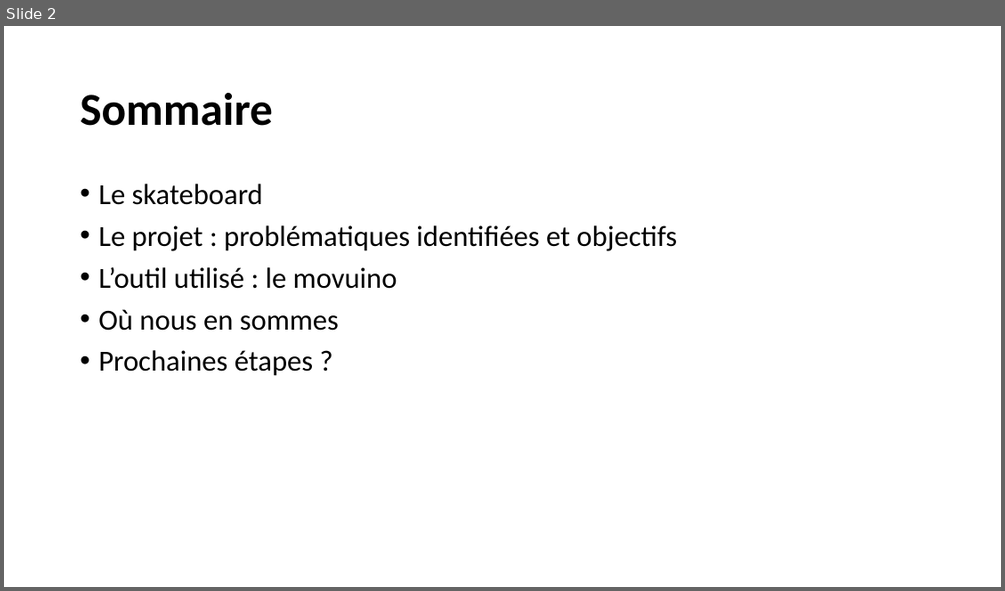
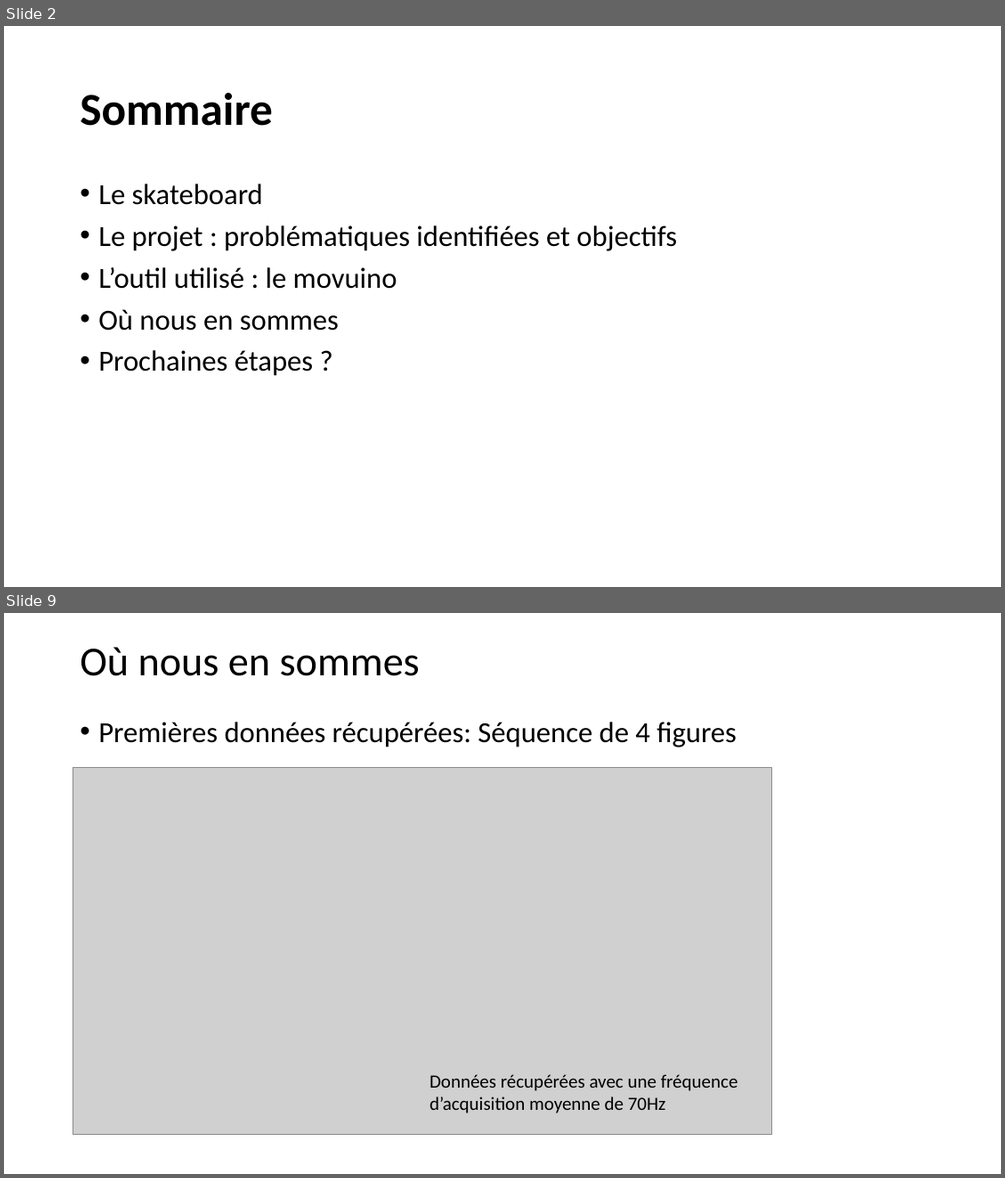
Before and after one commit to libcraps/SkateboardXXX3000, a slide deck: 00 - Documentation/presentation_eric/presentation_lancement_projet.pptx. Shown one above the other, each under a label of ours: slide 2 before the commit, slides 2 and 9 after it; the slides between them are not shown. The pictures are 1005x591 and 1005x1178 pixels, drawn with LibreOffice and Linux fonts; fonts in the diff are those of the drawing; grey boxes stand for pictures. Boxes give left, top, right and bottom in pixels: in the first picture for what was removed or moved away, otherwise in the second. Text is boxed around its words. In the diff, an @@ line names an element or a change of style, - is before the commit and + after.

```diff
--- a/00 - Documentation/presentation_eric/presentation_lancement_projet.pptx
+++ b/00 - Documentation/presentation_eric/presentation_lancement_projet.pptx
@@ slide 9 added at (4, 613, 1001, 1174), background #FFFFFF @@
@@ title added at (80, 647, 420, 676), 39.6 pt, text #000000 @@
+Où nous en sommes
@@ text added at (98, 722, 736, 747), 28 pt, text #000000 @@
+• Premières données récupérées: Séquence de 4 figures
@@ picture added at (73, 768, 772, 1135) @@
@@ text added at (429, 1074, 738, 1113), 18 pt, text #000000 @@
+Données récupérées avec une fréquence d’acquisition moyenne de 70Hz
```
Also in this commit, not shown: 5 slides changed, 6 other slides added, 3 slides removed, 1 other file.
